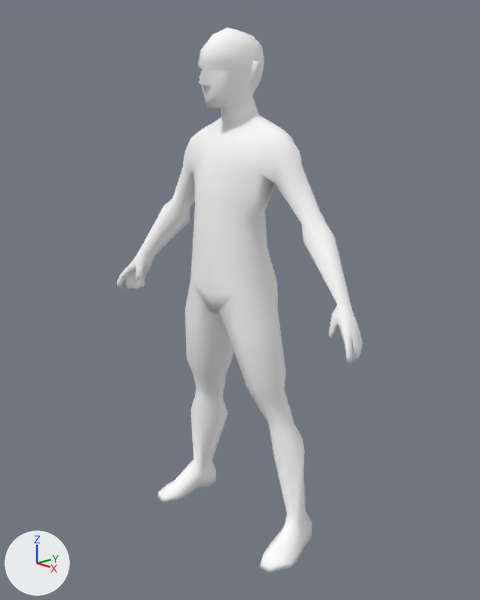
The Blender file model.blend, before and after one commit.
Both versions are drawn from a 50 mm lens placed at (3.96, -3.64, 3.61), pointed at (0.04, 0.06, 2.09). The lights are fixed; the arrows at lower left show +X, +Y and +Z.
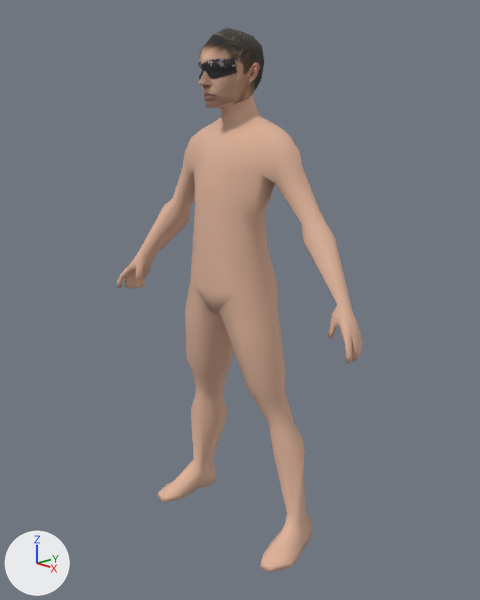
What differs and where, as boxes [x1, y1, x2, y2] in the pictures (480 x 600 px):
'Cube.001', surface changed (white to beige)
    both: [117, 27, 363, 573]
part 1 of me_mesh_003, surface changed (white to beige)
    both: [158, 27, 333, 573]

The change, as a diff of the scene's bpy script:
```diff
--- a/model.blend.py
+++ b/model.blend.py
@@ img_model_texture_jpg @@
+img_model_texture_jpg = load_image('model_texture.jpg', 'textures/model_texture.jpg', 1240, 1240, 'sRGB')
@@ mat_material_001 @@
 mat_material_001 = principled_material('Material.001')
-mat_material_001.base_color = (1.0, 1.0, 1.0)  # white #ffffff
+mat_material_001.texture = img_model_texture_jpg  # with its transparency
 mat_material_001.roughness = 1.0
@@ me_mesh_003 @@
 me_mesh_003.from_pydata(...)  # 484 vertices, 508 faces; spans x -1.4..1.4, y -0.32..0.35, z 0.0..4.22
 # used by ob_cube_001; location = (0.0, 0.0, 0.0)
+# me_mesh_003 part 1: texture (UV) coordinates of 364 of 508 faces, centred in x -0.89..0.89, y -0.29..0.33, z 0.0..4.19, changed; they spanned u 0.0..0.97, v 0.0..1.1 and now span u 0.0..1.0, v 0.0..0.98
 me_mesh_003.materials.append(mat_material_001)
```
